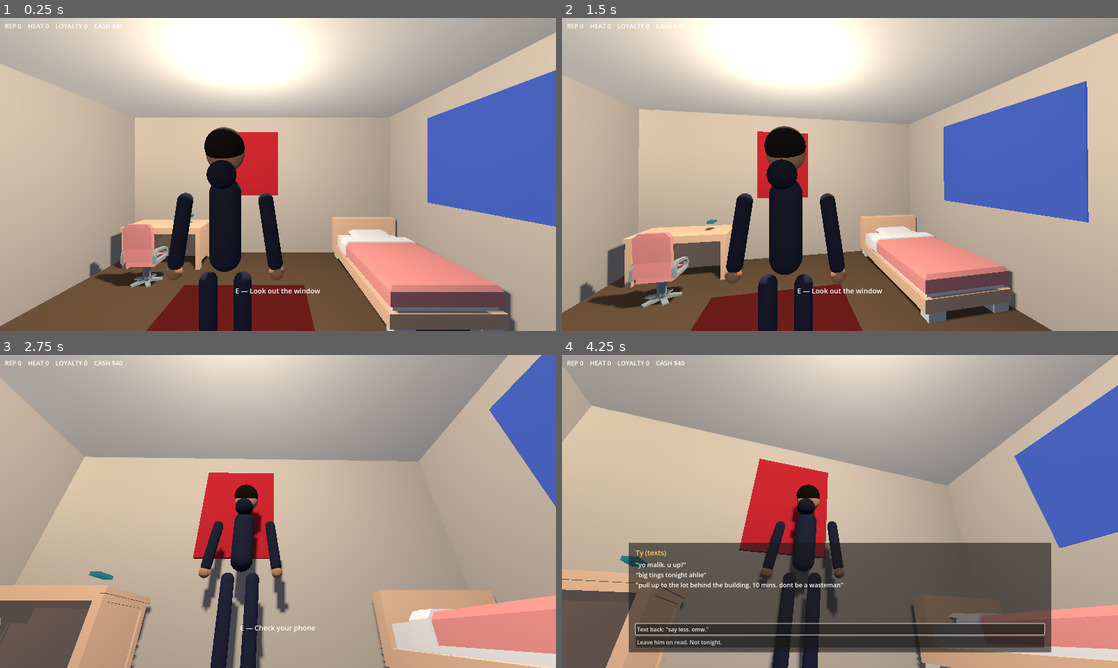
Above: before the commit, frames 1-4 (two rows, left to right).
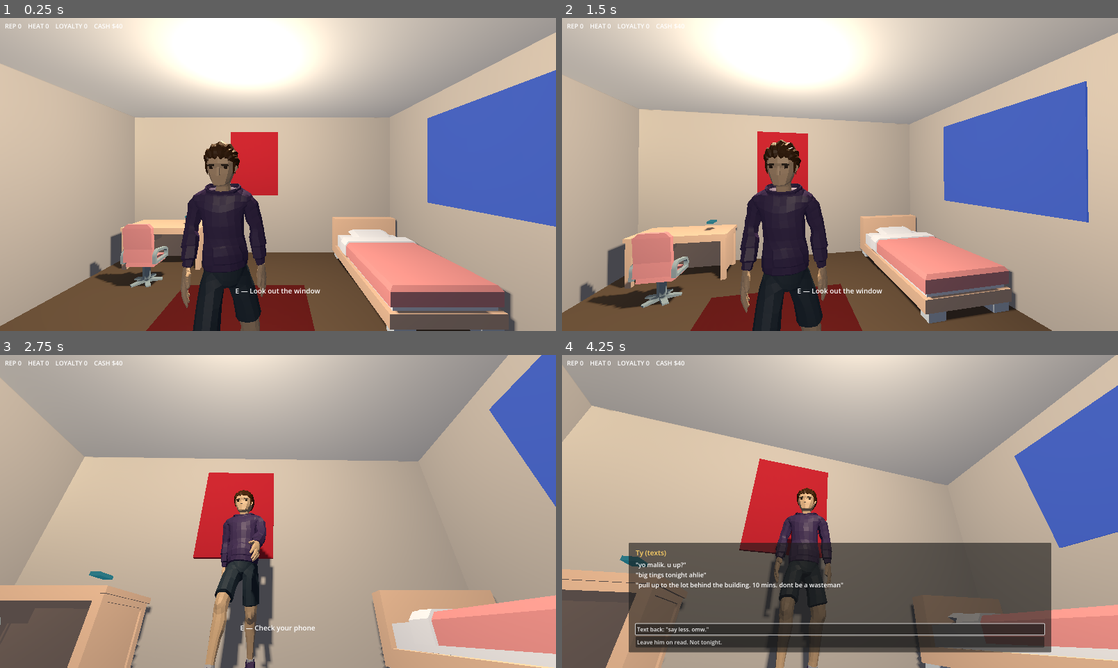
Above: after the commit, the same moments.

Repository: Hamzah-Muhammad/LifeInTheCityRPG
Game: Godot game, scene res://scenes/apartment/malik_bedroom.tscn
Same seed, same stepped clock (60 frames per second), same inputs: the game is played once before the commit and once after it.
Inputs (mouse positions are in pixels of both pictures, inside the frame that each line leads up to):
- Up to frame 1 (0.25 s): no input
- Up to frame 2 (1.5 s): move the mouse to (867, 174) at 0.52 s; hold W (move_forward) 0.53-1.25 s; hold E (interact) 0.53-1.25 s; click "Continue" at 1.25 s
- Up to frame 3 (2.75 s): move the mouse to (250, 511) at 2.02 s; hold W (move_forward) from 2.03 s (still down); tap Shift (sprint) at 2.1 s
- Up to frame 4 (4.25 s): move the mouse to (851, 505) at 2.77 s; hold E (interact) 2.78-3.5 s; release W (move_forward) at 3.5 s; click "Continue" at 3.5 s

The runs differ from the first frame. In frame 1, 5.5% of the frame differs, in the area x 30-52%, y 34-100%; in frame 2, 5.7%, in the area x 29-51%, y 34-100%; in frame 3, 5.5%; in frame 4, 3.6%.

Commit message:
Replace Malik's placeholder with a rigged Quaternius character
Swaps the primitive capsule/sphere greybox for Casual_Hoodie, a CC0
modular rigged character from Quaternius's Ultimate Modular Men pack,
scaled to match the existing 1.75m collision capsule. Wires up
Idle/Walk/Run animation switching in player.gd based on movement speed.

Also keeps the full 11-character combined FBX + Blender source under
source_reference/ (.gdignore'd — it's too slow for Godot to import as
one file, kept only for future editing in Blender) for later characters.

Co-Authored-By: Claude Sonnet 5 <noreply@anthropic.com>

Diff:
--- a/project.godot
+++ b/project.godot
@@ -1,6 +1,10 @@
 ; Engine configuration file.
 ; It's best edited using the editor UI and not directly,
 ; since the parameters that go here are not all obvious.
+;
+; Format:
+;   [section] ; section goes between []
+;   param=value ; assign values to parameters
 
 config_version=5
 
--- a/scenes/characters/malik.tscn
+++ b/scenes/characters/malik.tscn
@@ -1,145 +1,8 @@
-[gd_scene load_steps=18 format=3]
+[gd_scene load_steps=2 format=3]
 
-[sub_resource type="StandardMaterial3D" id="mat_skin"]
-albedo_color = Color(0.72, 0.55, 0.4, 1)
-
-[sub_resource type="StandardMaterial3D" id="mat_hoodie"]
-albedo_color = Color(0.13, 0.16, 0.24, 1)
-
-[sub_resource type="StandardMaterial3D" id="mat_hoodie_dark"]
-albedo_color = Color(0.1, 0.12, 0.19, 1)
-
-[sub_resource type="StandardMaterial3D" id="mat_jeans"]
-albedo_color = Color(0.16, 0.18, 0.28, 1)
-
-[sub_resource type="StandardMaterial3D" id="mat_sneaker"]
-albedo_color = Color(0.9, 0.9, 0.92, 1)
-
-[sub_resource type="StandardMaterial3D" id="mat_hair"]
-albedo_color = Color(0.08, 0.07, 0.06, 1)
-
-[sub_resource type="SphereMesh" id="mesh_head"]
-radius = 0.125
-height = 0.25
-
-[sub_resource type="SphereMesh" id="mesh_hair"]
-radius = 0.128
-height = 0.256
-
-[sub_resource type="SphereMesh" id="mesh_hood"]
-radius = 0.09
-height = 0.18
-
-[sub_resource type="CylinderMesh" id="mesh_neck"]
-top_radius = 0.04
-bottom_radius = 0.04
-height = 0.08
-
-[sub_resource type="CapsuleMesh" id="mesh_torso"]
-radius = 0.105
-height = 0.62
-
-[sub_resource type="BoxMesh" id="mesh_pocket"]
-size = Vector3(0.16, 0.1, 0.04)
-
-[sub_resource type="CylinderMesh" id="mesh_string"]
-top_radius = 0.008
-bottom_radius = 0.008
-height = 0.12
-
-[sub_resource type="CapsuleMesh" id="mesh_arm"]
-radius = 0.05
-height = 0.52
-
-[sub_resource type="SphereMesh" id="mesh_hand"]
-radius = 0.05
-height = 0.1
-
-[sub_resource type="CapsuleMesh" id="mesh_leg"]
-radius = 0.06
-height = 0.85
-
-[sub_resource type="BoxMesh" id="mesh_sneaker"]
-size = Vector3(0.14, 0.09, 0.26)
+[ext_resource type="PackedScene" path="res://assets/quaternius_modular_men/individual/Casual_Hoodie.gltf" id="1_hoodie"]
 
 [node name="Malik" type="Node3D"]
 
-[node name="Head" type="MeshInstance3D" parent="."]
-transform = Transform3D(1, 0, 0, 0, 1, 0, 0, 0, 1, 0, 1.64, 0)
-mesh = SubResource("mesh_head")
-surface_material_override/0 = SubResource("mat_skin")
-
-[node name="Hair" type="MeshInstance3D" parent="."]
-transform = Transform3D(1, 0, 0, 0, 1, 0, 0, 0, 1, 0, 1.68, 0.02)
-mesh = SubResource("mesh_hair")
-surface_material_override/0 = SubResource("mat_hair")
-
-[node name="Hood" type="MeshInstance3D" parent="."]
-transform = Transform3D(1, 0, 0, 0, 1, 0, 0, 0, 1, 0, 1.5, 0.1)
-mesh = SubResource("mesh_hood")
-surface_material_override/0 = SubResource("mat_hoodie_dark")
-
-[node name="Neck" type="MeshInstance3D" parent="."]
-transform = Transform3D(1, 0, 0, 0, 1, 0, 0, 0, 1, 0, 1.52, 0)
-mesh = SubResource("mesh_neck")
-surface_material_override/0 = SubResource("mat_skin")
-
-[node name="Torso" type="MeshInstance3D" parent="."]
-transform = Transform3D(1, 0, 0, 0, 1, 0, 0, 0, 1, 0, 1.17, 0)
-mesh = SubResource("mesh_torso")
-surface_material_override/0 = SubResource("mat_hoodie")
-
-[node name="Pocket" type="MeshInstance3D" parent="."]
-transform = Transform3D(1, 0, 0, 0, 1, 0, 0, 0, 1, 0, 1.02, -0.115)
-mesh = SubResource("mesh_pocket")
-surface_material_override/0 = SubResource("mat_hoodie_dark")
-
-[node name="StringL" type="MeshInstance3D" parent="."]
-transform = Transform3D(1, 0, 0, 0, 1, 0, 0, 0, 1, -0.04, 1.32, -0.1)
-mesh = SubResource("mesh_string")
-surface_material_override/0 = SubResource("mat_sneaker")
-
-[node name="StringR" type="MeshInstance3D" parent="."]
-transform = Transform3D(1, 0, 0, 0, 1, 0, 0, 0, 1, 0.04, 1.32, -0.1)
-mesh = SubResource("mesh_string")
-surface_material_override/0 = SubResource("mat_sneaker")
-
-[node name="ArmL" type="MeshInstance3D" parent="."]
-transform = Transform3D(0.9888, 0.1494, 0, -0.1494, 0.9888, 0, 0, 0, 1, -0.3, 1.12, 0)
-mesh = SubResource("mesh_arm")
-surface_material_override/0 = SubResource("mat_hoodie")
-
-[node name="ArmR" type="MeshInstance3D" parent="."]
-transform = Transform3D(0.9888, -0.1494, 0, 0.1494, 0.9888, 0, 0, 0, 1, 0.3, 1.12, 0)
-mesh = SubResource("mesh_arm")
-surface_material_override/0 = SubResource("mat_hoodie")
-
-[node name="HandL" type="MeshInstance3D" parent="."]
-transform = Transform3D(1, 0, 0, 0, 1, 0, 0, 0, 1, -0.34, 0.85, 0)
-mesh = SubResource("mesh_hand")
-surface_material_override/0 = SubResource("mat_skin")
-
-[node name="HandR" type="MeshInstance3D" parent="."]
-transform = Transform3D(1, 0, 0, 0, 1, 0, 0, 0, 1, 0.34, 0.85, 0)
-mesh = SubResource("mesh_hand")
-surface_material_override/0 = SubResource("mat_skin")
-
-[node name="LegL" type="MeshInstance3D" parent="."]
-transform = Transform3D(1, 0, 0, 0, 1, 0, 0, 0, 1, -0.115, 0.425, 0)
-mesh = SubResource("mesh_leg")
-surface_material_override/0 = SubResource("mat_jeans")
-
-[node name="LegR" type="MeshInstance3D" parent="."]
-transform = Transform3D(1, 0, 0, 0, 1, 0, 0, 0, 1, 0.115, 0.425, 0)
-mesh = SubResource("mesh_leg")
-surface_material_override/0 = SubResource("mat_jeans")
-
-[node name="SneakerL" type="MeshInstance3D" parent="."]
-transform = Transform3D(1, 0, 0, 0, 1, 0, 0, 0, 1, -0.115, 0.045, -0.04)
-mesh = SubResource("mesh_sneaker")
-surface_material_override/0 = SubResource("mat_sneaker")
-
-[node name="SneakerR" type="MeshInstance3D" parent="."]
-transform = Transform3D(1, 0, 0, 0, 1, 0, 0, 0, 1, 0.115, 0.045, -0.04)
-mesh = SubResource("mesh_sneaker")
-surface_material_override/0 = SubResource("mat_sneaker")
+[node name="Model" parent="." instance=ExtResource("1_hoodie")]
+transform = Transform3D(0.9356, 0, 0, 0, 0.9356, 0, 0, 0, 0.9356, 0, 0, 0)
--- a/scripts/player/player.gd
+++ b/scripts/player/player.gd
@@ -13,13 +13,17 @@
 const PITCH_MIN := -1.1
 const PITCH_MAX := 0.5
 
+const ANIM_BLEND := 0.2
+
 @onready var _pivot: Node3D = $CameraPivot
+@onready var _anim: AnimationPlayer = $Malik/Model/AnimationPlayer
 
 var _nearest: Interactable = null
 
 
 func _ready() -> void:
 	Input.mouse_mode = Input.MOUSE_MODE_CAPTURED
+	_anim.play("Idle", ANIM_BLEND)
 
 
 func _unhandled_input(event: InputEvent) -> void:
@@ -58,6 +62,16 @@
 
 	move_and_slide()
 	_update_nearest_interactable()
+	_update_animation(speed)
+
+
+func _update_animation(speed: float) -> void:
+	var horizontal_speed := Vector2(velocity.x, velocity.z).length()
+	var target := "Idle"
+	if horizontal_speed > 0.1:
+		target = "Run" if is_equal_approx(speed, SPRINT_SPEED) else "Walk"
+	if _anim.current_animation != target:
+		_anim.play(target, ANIM_BLEND)
 
 
 func _update_nearest_interactable() -> void:
Not shown, added: assets/quaternius_modular_men/LICENSE.txt
Not shown, added: assets/quaternius_modular_men/individual/Casual_Hoodie.gltf
Not shown, added: assets/quaternius_modular_men/individual/Casual_Hoodie.gltf.import
Not shown, added: assets/quaternius_modular_men/source_reference/.gdignore
Not shown, added: assets/quaternius_modular_men/source_reference/Humans_Master.blend
Not shown, added: assets/quaternius_modular_men/source_reference/Humans_Master.fbx
